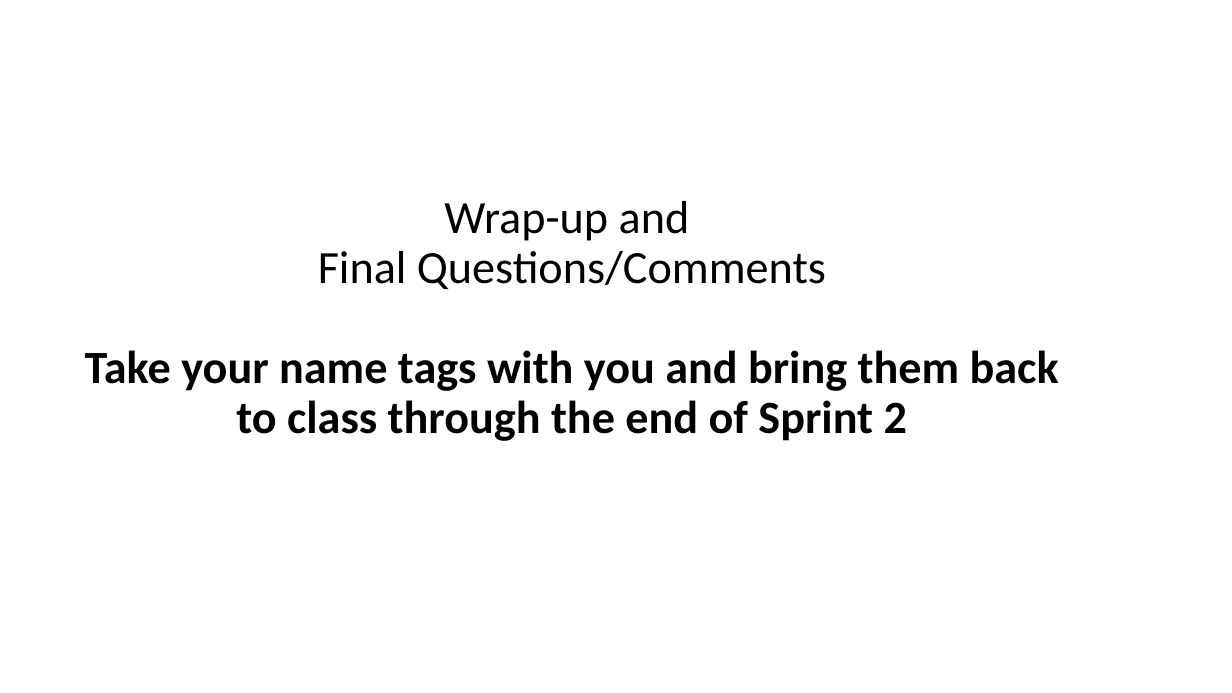
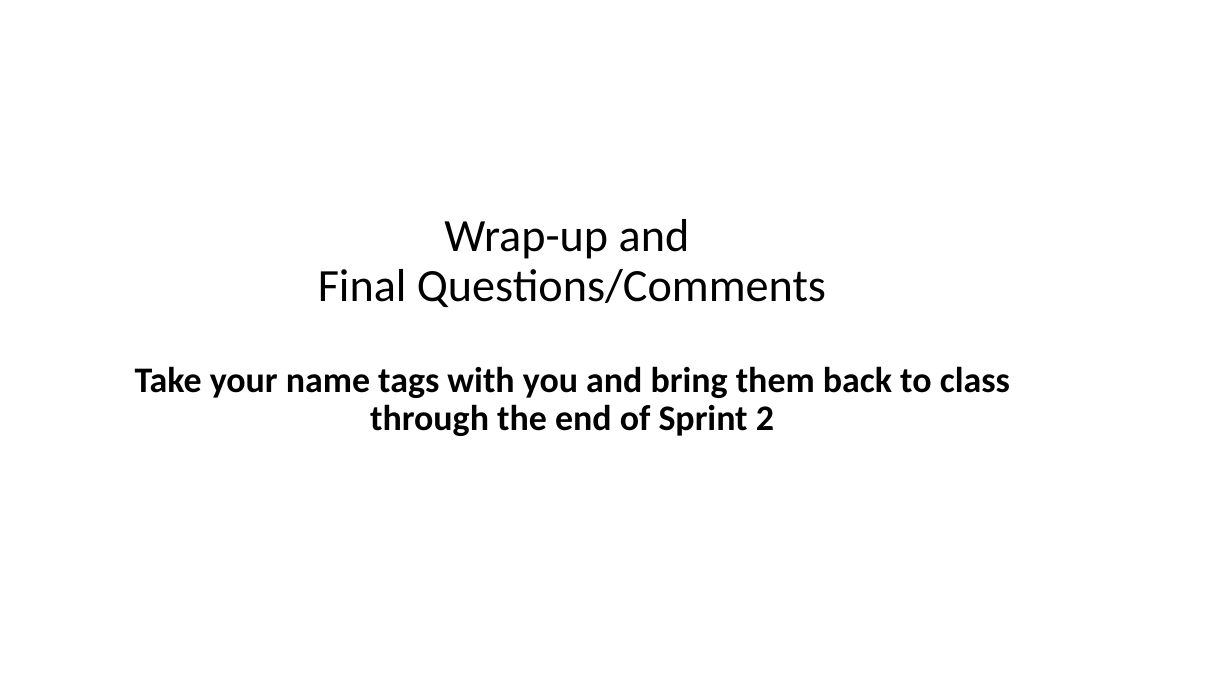
Before and after one commit to EricJPogue/CPSC-24500, a slide deck: slide 13 of lecture-slides/2019-08-28.pptx. Drawn at 1232x693 pixels with LibreOffice and Linux fonts; fonts in the diff are those of the drawing. Boxes give left, top, right and bottom in pixels: in the first picture for what was removed or moved away, otherwise in the second. Text is boxed around its words. In the diff, an @@ line names an element or a change of style, - is before the commit and + after.

Commit message:
Update file.

```diff
--- a/lecture-slides/2019-08-28.pptx
+++ b/lecture-slides/2019-08-28.pptx
@@ title "Wrap-up and Final Questions/Comments Take ..." at (135, 219, 1010, 436): size 36 to 28 pt in "Take your name tags with you and ..." @@
```
